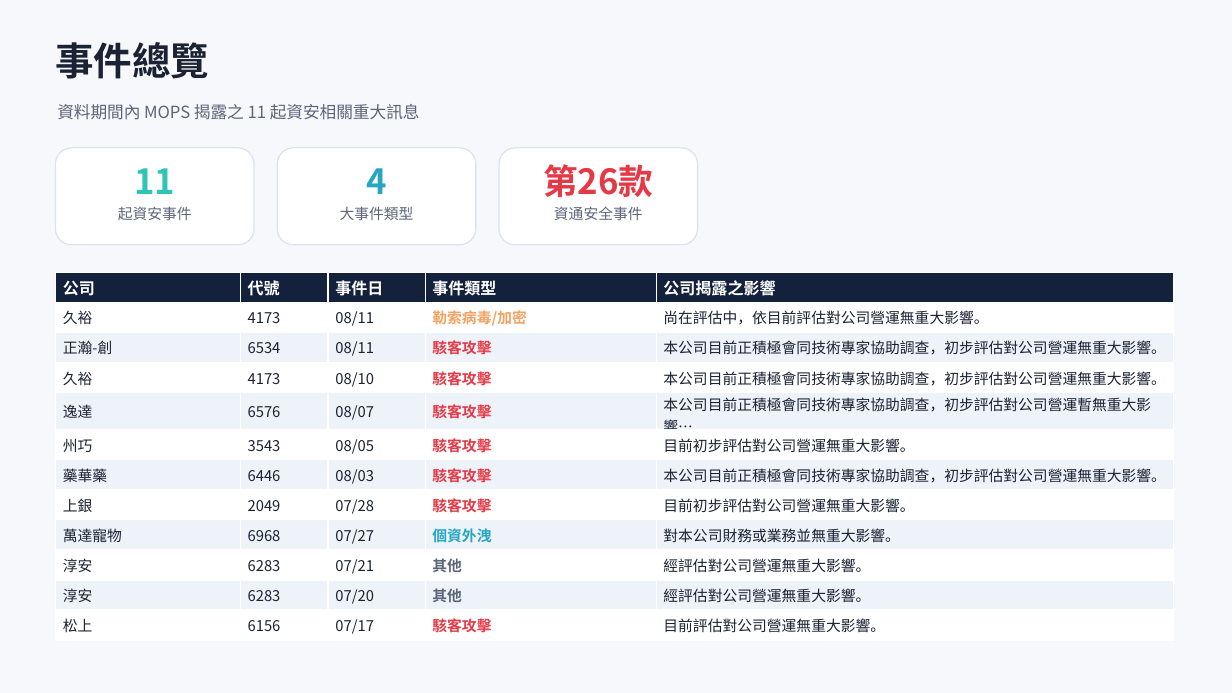
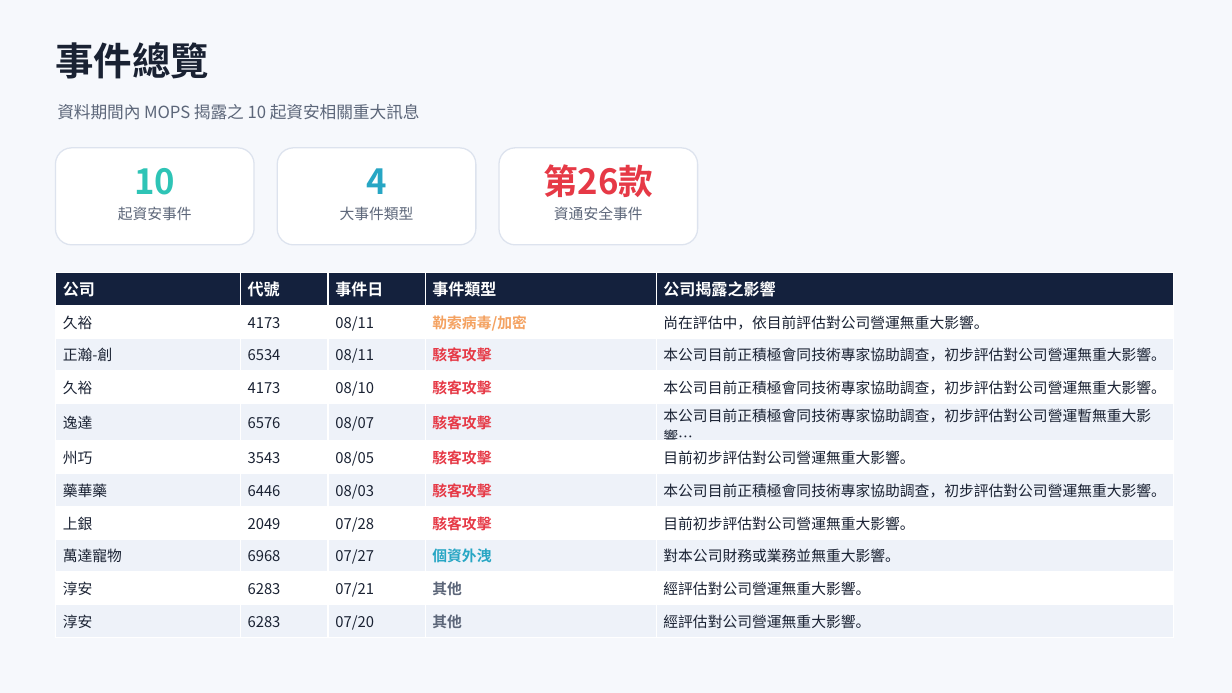
Before and after one commit to Johnnylin77/mops-isec-monitor, a slide deck: slide 2 of 資安事件因應分析.pptx. Drawn at 1232x693 pixels with LibreOffice and Linux fonts; fonts in the diff are those of the drawing. Boxes give left, top, right and bottom in pixels: in the first picture for what was removed or moved away, otherwise in the second. Text is boxed around its words. In the diff, an @@ line names an element or a change of style, - is before the commit and + after.

Commit message:
MOPS report: 2026-08-18

```diff
--- a/資安事件因應分析.pptx
+++ b/資安事件因應分析.pptx
@@ text at (57, 104, 420, 120): text changed @@
-資料期間內 MOPS 揭露之 11 起資安相關重大訊息
+資料期間內 MOPS 揭露之 10 起資安相關重大訊息
@@ text at (134, 168, 175, 195): text changed @@
-11
+10
@@ table at (55, 273, 1174, 634) @@
-row 12: 松上 | 6156 | 07/17 | 駭客攻擊 | 目前評估對公司營運無重大影響。
```
Also in this commit, not shown: 4 other slides changed, 2 other files.
